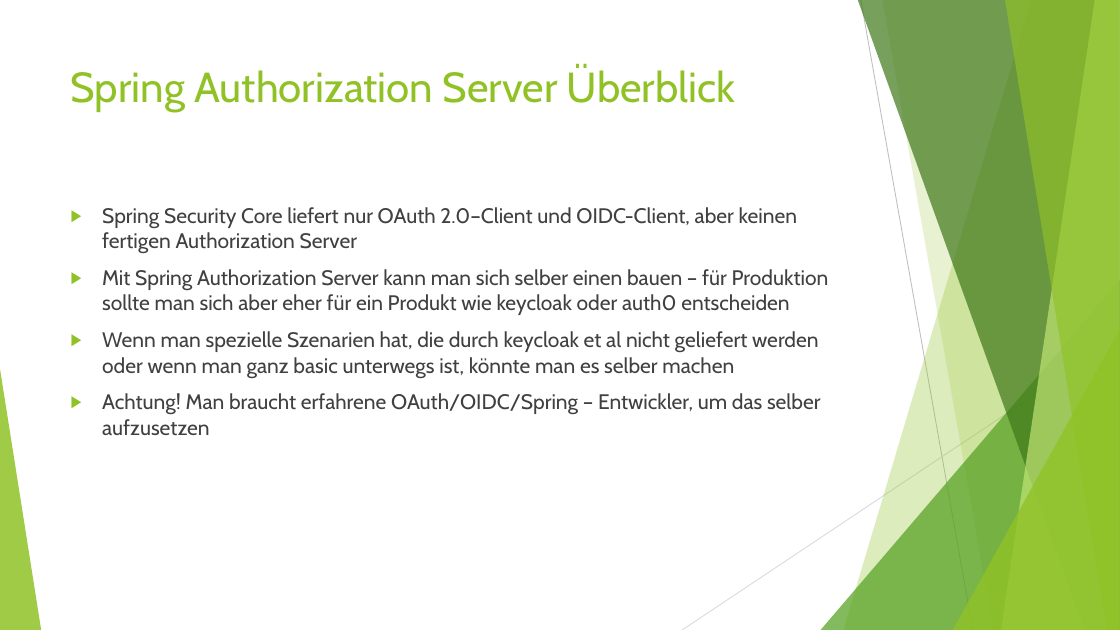
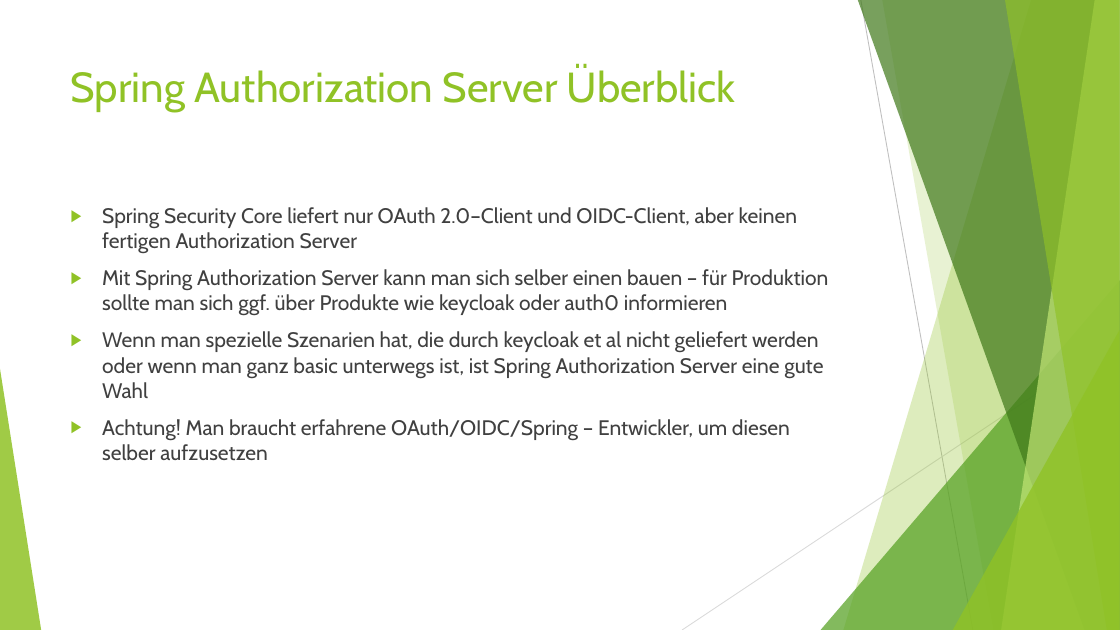
Before and after one commit to MichaelZett/20250708_Spring_Security, a slide deck: slide 130 of Spring_Security.pptx (slide 129 before the commit). Drawn at 1120x630 pixels with LibreOffice and Linux fonts; fonts in the diff are those of the drawing. Boxes give left, top, right and bottom in pixels: in the first picture for what was removed or moved away, otherwise in the second. Text is boxed around its words. In the diff, an @@ line names an element or a change of style, - is before the commit and + after.

Commit message:
Update slides

```diff
--- a/Spring_Security.pptx
+++ b/Spring_Security.pptx
@@ text at (102,269,829,460): text changed @@
-▶ Mit Spring Authorization Server kann man sich selber einen bauen – für Produktion sollte man sich aber eher für ein Produkt wie keycloak oder auth0 entscheiden
-▶ Wenn man spezielle Szenarien hat, die durch keycloak et al nicht geliefert werden oder wenn man ganz basic unterwegs ist, könnte man es selber machen
-▶ Achtung! Man braucht erfahrene OAuth/OIDC/Spring – Entwickler, um das selber aufzusetzen
+▶ Mit Spring Authorization Server kann man sich selber einen bauen – für Produktion sollte man sich ggf. über Produkte wie keycloak oder auth0 informieren
+▶ Wenn man spezielle Szenarien hat, die durch keycloak et al nicht geliefert werden oder wenn man ganz basic unterwegs ist, ist Spring Authorization Server eine gute Wahl
+▶ Achtung! Man braucht erfahrene OAuth/OIDC/Spring – Entwickler, um diesen selber aufzusetzen
```
Also in this commit, not shown: 5 other slides changed, 4 slides added.
